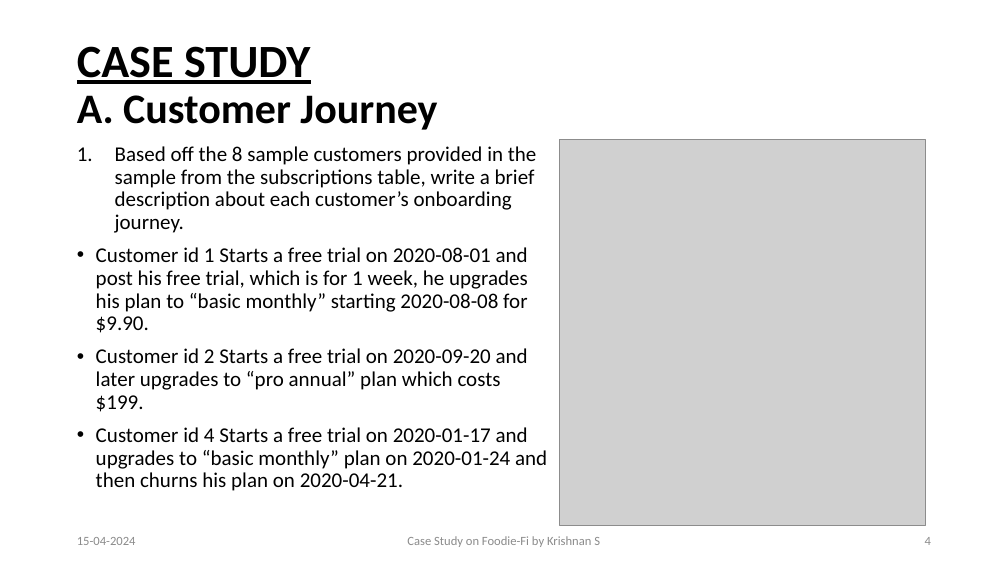
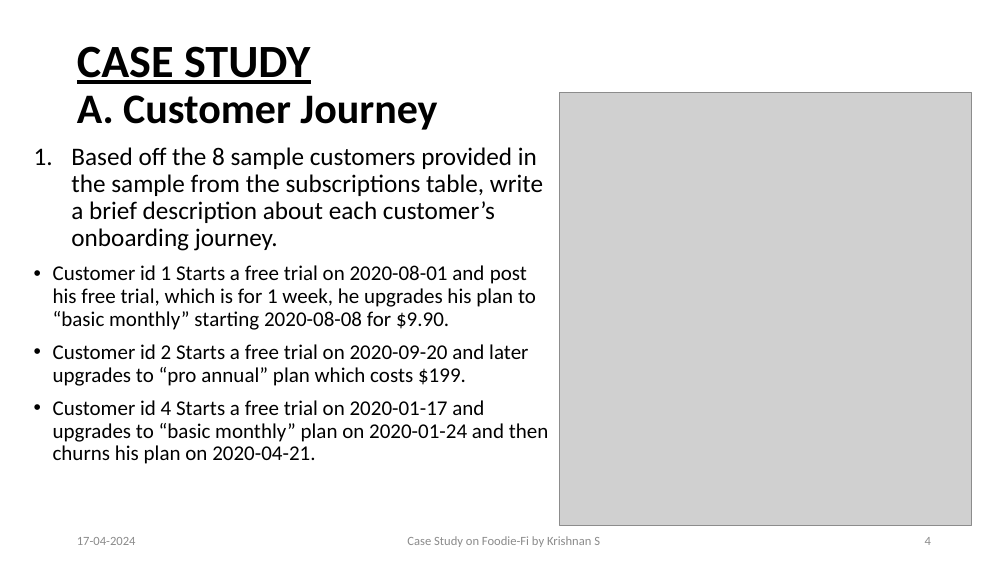
Before and after one commit to Krishnann-s/8-Week-SQL-Challenge, a slide deck: slide 4 of Case Study 3/Foodie Fi.pptx. Drawn at 1008x567 pixels with LibreOffice and Linux fonts; fonts in the diff are those of the drawing; grey boxes stand for pictures. Boxes give left, top, right and bottom in pixels: in the first picture for what was removed or moved away, otherwise in the second. Text is boxed around its words. In the diff, an @@ line names an element or a change of style, - is before the commit and + after.

```diff
--- a/Case Study 3/Foodie Fi.pptx
+++ b/Case Study 3/Foodie Fi.pptx
@@ picture: place and size @@
-picture at <box>560,140,926,526</box>
+picture at <box>560,92,971,526</box>
@@ text "Based off the 8 sample ...": place and size @@
-text "Based off the 8 sample ..." at <box>96,146,547,491</box>
+text "Based off the 8 sample ..." at <box>53,147,549,464</box>
@@ text at <box>71,147,543,251</box>: size 20 to 24 pt in "Based off the 8 sample customers provided ..." @@
@@ text at <box>77,537,136,545</box>: text changed @@
-15-04-2024
+17-04-2024
```
Also in this commit, not shown: 14 other slides changed.
